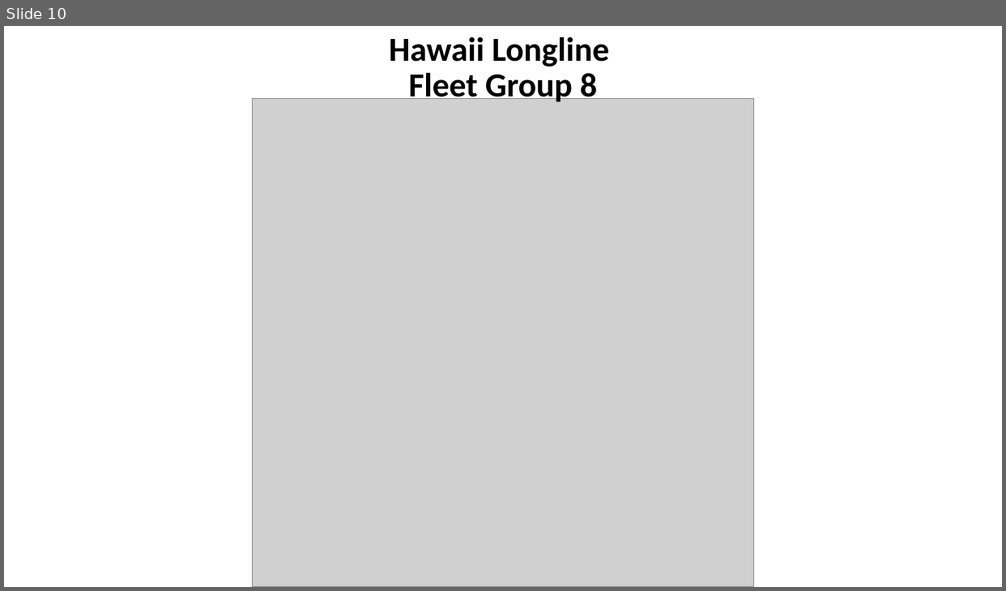
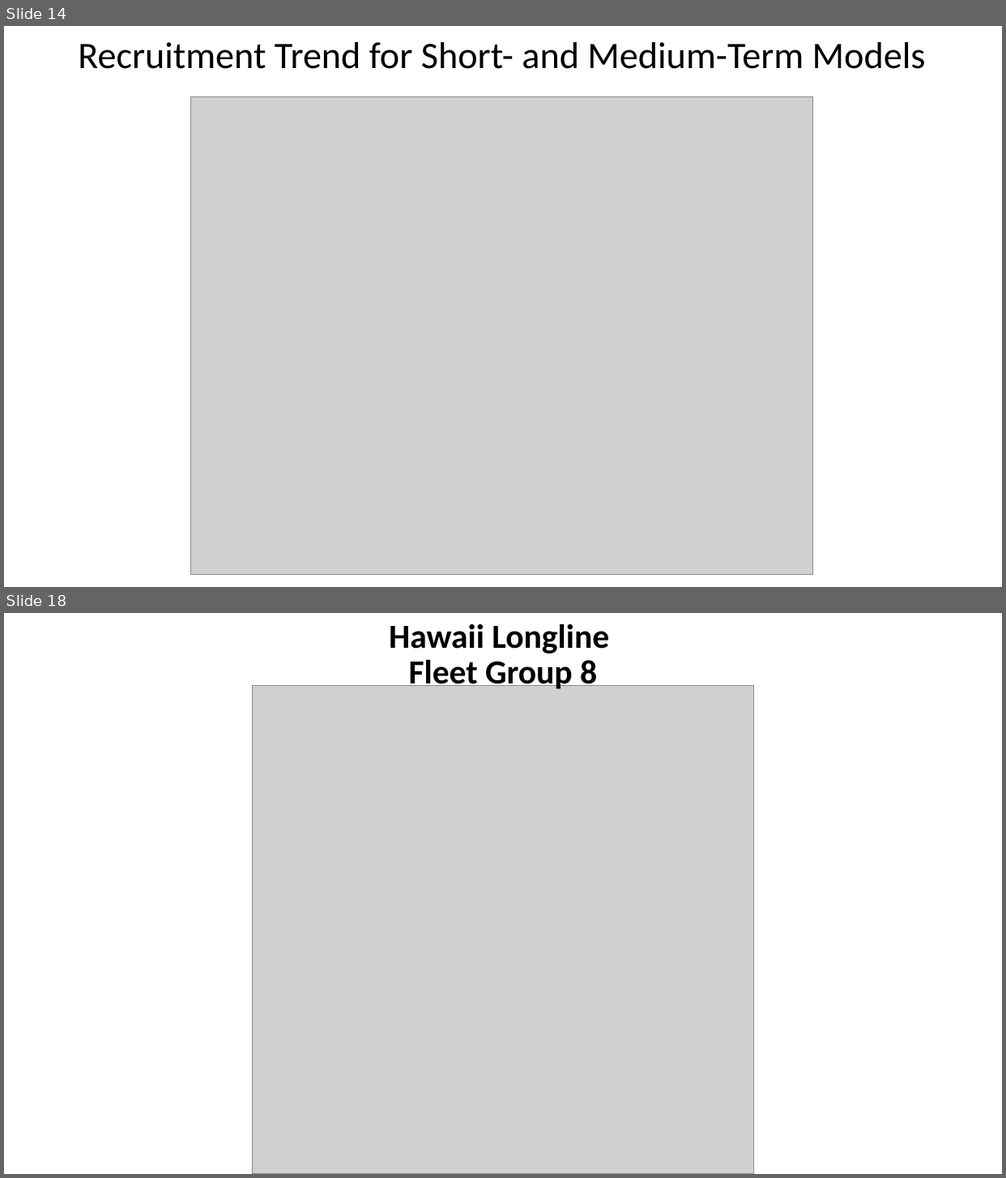
Before and after one commit to PIFSCstockassessments/2024-WCNPO-MLS-Rebuilding, a slide deck: 2025-MLS-projections/2025 MLS projections for CMM 24-06.pptx. Shown one above the other, each under a label of ours: slide 10 before the commit, slides 14 and 18 after it; the slides between them are not shown. The pictures are 1006x591 and 1006x1178 pixels, drawn with LibreOffice and Linux fonts; fonts in the diff are those of the drawing; grey boxes stand for pictures. Boxes give left, top, right and bottom in pixels: in the first picture for what was removed or moved away, otherwise in the second. Text is boxed around its words. In the diff, an @@ line names an element or a change of style, - is before the commit and + after.

```diff
--- a/2025-MLS-projections/2025 MLS projections for CMM 24-06.pptx
+++ b/2025-MLS-projections/2025 MLS projections for CMM 24-06.pptx
@@ slide 14 added at bbox=[4, 26, 1002, 587], background #FFFFFF @@
@@ title added at bbox=[78, 42, 926, 69], 36 pt, text #000000 @@
+Recruitment Trend for Short- and Medium-Term Models
@@ picture added at bbox=[191, 97, 813, 575] @@
@@ what was slide 10 is now slide 18 @@
```
Also in this commit, not shown: 11 slides changed, 12 other slides added, 4 slides removed, 16 other files.
